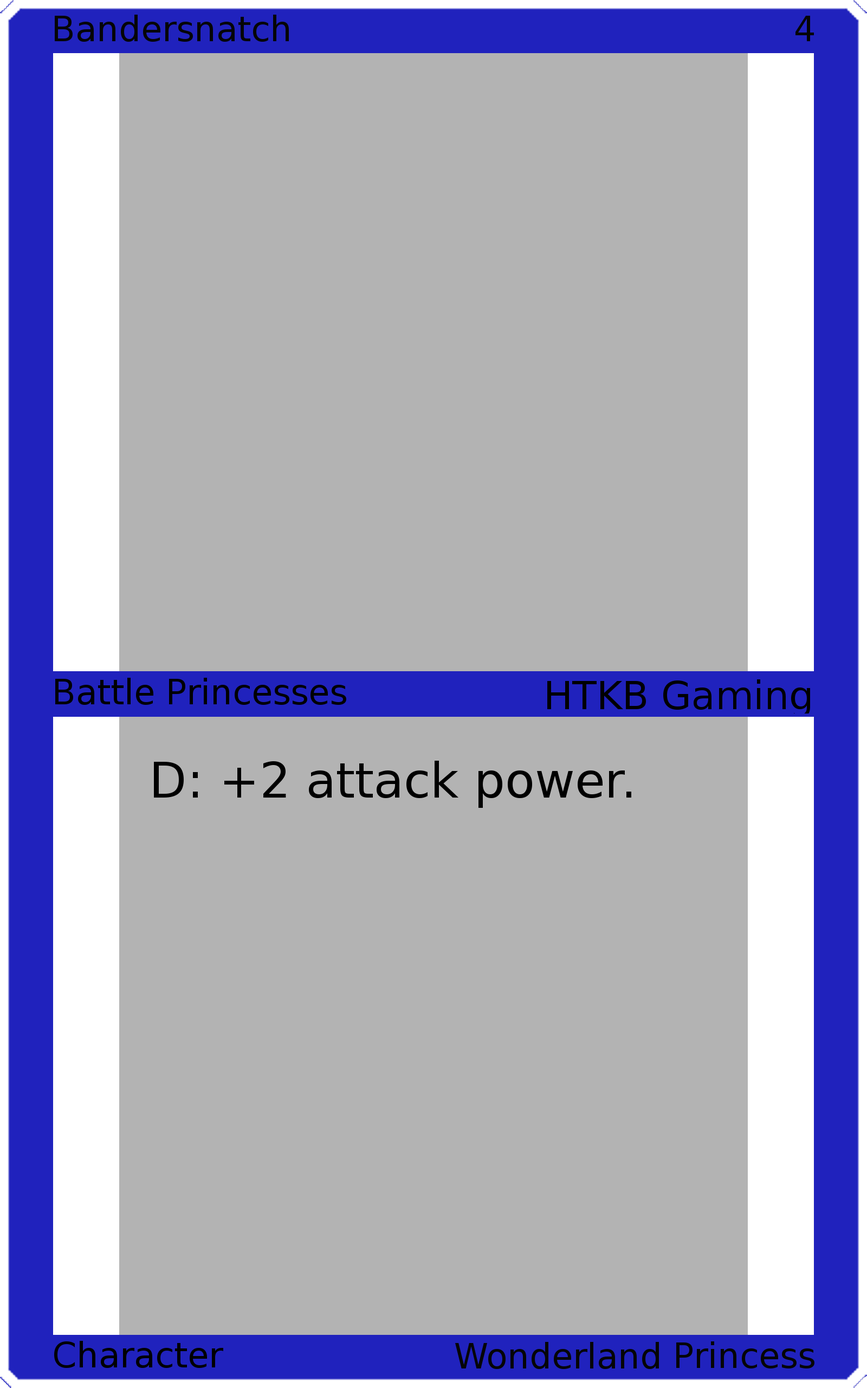
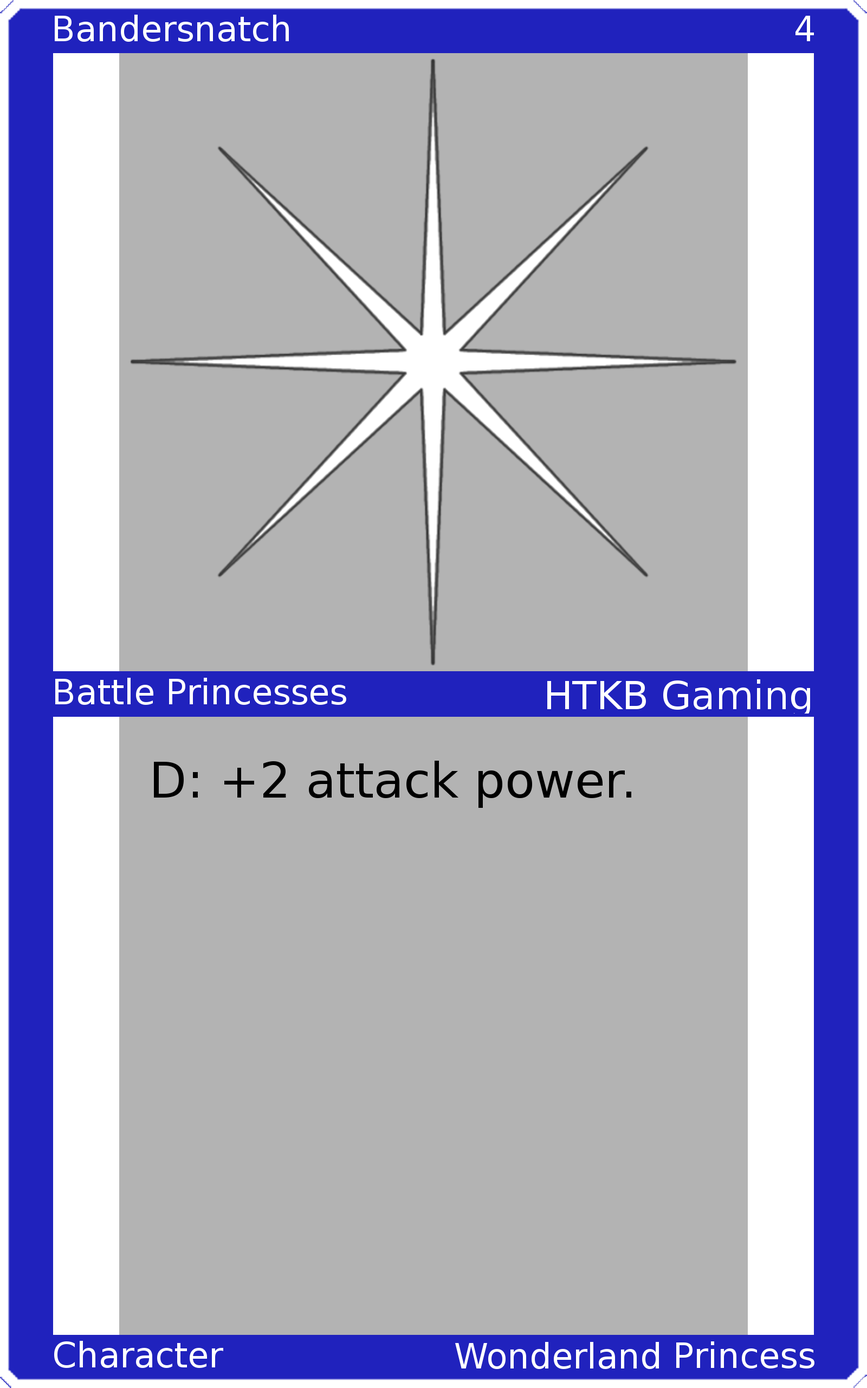
Two versions of the same layered image (w=867, h=1388). Layer-by-layer changes:
painted on "Upper Left" over left=54, top=14, right=289, bottom=42
painted on "Upper Right" over left=795, top=15, right=815, bottom=42
painted on "Mid Left" over left=55, top=677, right=347, bottom=705
painted on "Mid Right" over left=547, top=679, right=811, bottom=714
painted on "Bottom Left" over left=54, top=1340, right=224, bottom=1368
painted on "Bottom Right" over left=455, top=1340, right=815, bottom=1369
added layer "Art" above "Top Background" over left=129, top=57, right=738, bottom=666
